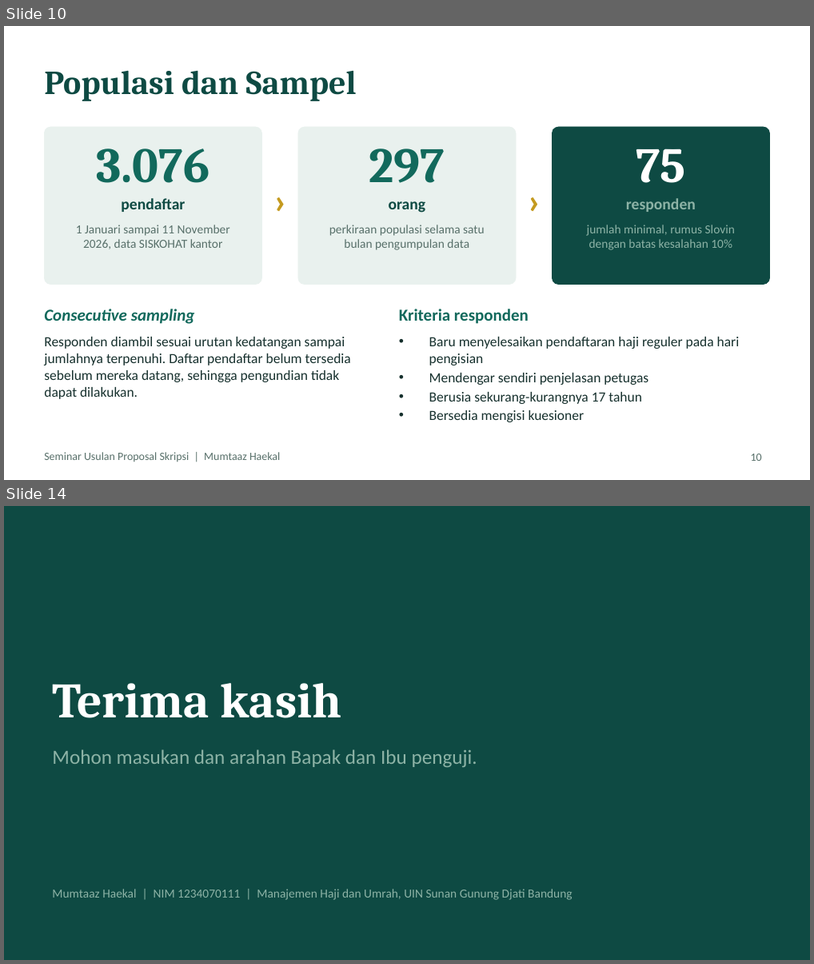
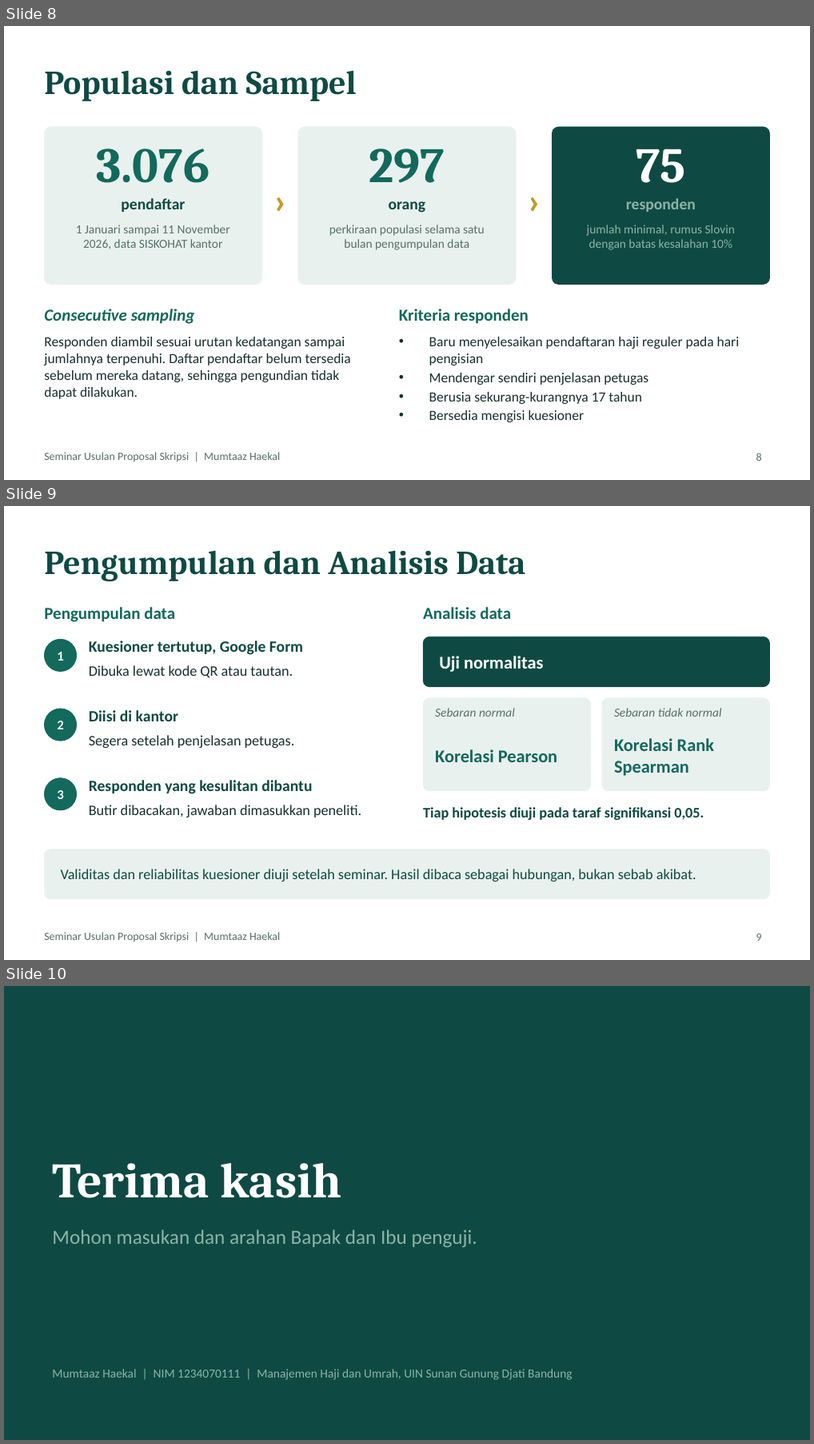
Before and after one commit to haikalmumtaz111-cyber/SEMPRO-TO-SKRIPSI, a slide deck: tema-2/output/presentasi-sempro.pptx. Shown one above the other, each under a label of ours: slides 10 and 14 before the commit, slides 8, 9 and 10 after it; the slides between them are not shown. The pictures are 814x964 and 814x1444 pixels, drawn with LibreOffice and Linux fonts; fonts in the diff are those of the drawing. Boxes give left, top, right and bottom in pixels: in the first picture for what was removed or moved away, otherwise in the second. Text is boxed around its words. In the diff, an @@ line names an element or a change of style, - is before the commit and + after.

```diff
--- a/tema-2/output/presentasi-sempro.pptx
+++ b/tema-2/output/presentasi-sempro.pptx
@@ slide 9 added at box(4, 506, 810, 960), background #FFFFFF; not listed: 1 template element that a slide beside it also shows @@
@@ title added at box(44, 550, 526, 582), 30 pt, text #0E4A43, bold @@
+Pengumpulan dan Analisis Data
@@ text added at box(44, 607, 175, 622), 15 pt, text #12695C, bold @@
+Pengumpulan data
@@ text added at box(423, 607, 511, 619), 15 pt, text #12695C, bold @@
+Analisis data
@@ ellipse added at box(44, 639, 77, 672), fill #12695C, outline #12695C 0.5 pt @@
@@ text added at box(89, 640, 303, 655), 14 pt, text #0E4A43, bold @@
+Kuesioner tertutup, Google Form
@@ rounded rectangle added at box(423, 636, 770, 687), fill #0E4A43, outline #0E4A43 0.5 pt @@
@@ text added at box(57, 652, 63, 660), 12 pt, text #FFFFFF, bold @@
+1
@@ text added at box(89, 665, 293, 678), 13 pt, text #16302D @@
+Dibuka lewat kode QR atau tautan.
@@ text added at box(439, 656, 544, 672), 16 pt, text #FFFFFF, bold @@
+Uji normalitas
@@ ellipse added at box(44, 708, 77, 740), fill #12695C, outline #12695C 0.5 pt @@
@@ text added at box(57, 720, 63, 729), 12 pt, text #FFFFFF, bold @@
+2
@@ text added at box(89, 710, 178, 721), 14 pt, text #0E4A43, bold @@
+Diisi di kantor
@@ rounded rectangle added at box(423, 698, 591, 791), fill #E9F1EE, outline #E9F1EE 0.5 pt @@
@@ text added at box(435, 708, 515, 716), 11 pt, text #58706A, italic @@
+Sebaran normal
@@ rounded rectangle added at box(602, 698, 770, 791), fill #E9F1EE, outline #E9F1EE 0.5 pt @@
@@ text added at box(614, 708, 722, 716), 11 pt, text #58706A, italic @@
+Sebaran tidak normal
@@ text added at box(89, 735, 295, 748), 13 pt, text #16302D @@
+Segera setelah penjelasan petugas.
@@ text added at box(614, 738, 714, 776), 16 pt, text #12695C, bold @@
+Korelasi Rank Spearman
@@ text added at box(435, 749, 558, 762), 16 pt, text #12695C, bold @@
+Korelasi Pearson
@@ ellipse added at box(44, 778, 77, 810), fill #12695C, outline #12695C 0.5 pt @@
@@ text added at box(57, 790, 63, 799), 12 pt, text #FFFFFF, bold @@
+3
@@ text added at box(89, 780, 312, 794), 14 pt, text #0E4A43, bold @@
+Responden yang kesulitan dibantu
@@ text added at box(89, 804, 362, 817), 13 pt, text #16302D @@
+Butir dibacakan, jawaban dimasukkan peneliti.
@@ text added at box(423, 807, 704, 820), 13 pt, text #0E4A43, bold @@
+Tiap hipotesis diuji pada taraf signifikansi 0,05.
@@ rounded rectangle added at box(44, 848, 770, 899), fill #E9F1EE, outline #E9F1EE 0.5 pt @@
@@ text added at box(61, 868, 697, 881), 13 pt, text #0E4A43 @@
+Validitas dan reliabilitas kuesioner diuji setelah seminar. Hasil dibaca sebagai hubungan, bukan sebab akibat.
@@ page number added at box(757, 933, 762, 940), 10 pt, text #58706A @@
+9
@@ what was slide 10 is now slide 8 @@
@@ page number at box(757, 452, 762, 460): text changed @@
-10
+8
@@ what was slide 14 is now slide 10 @@
```
Also in this commit, not shown: 2 other files.
